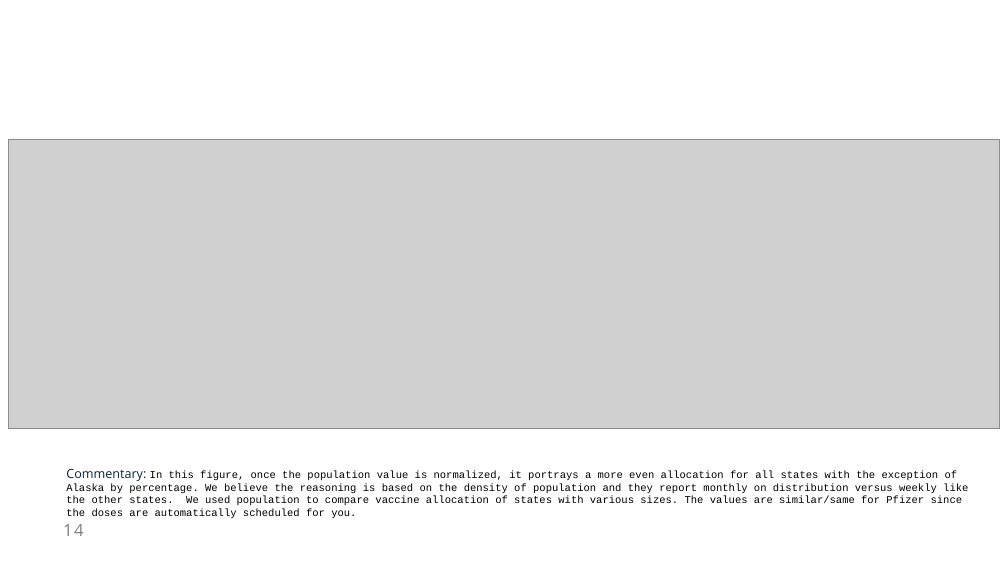
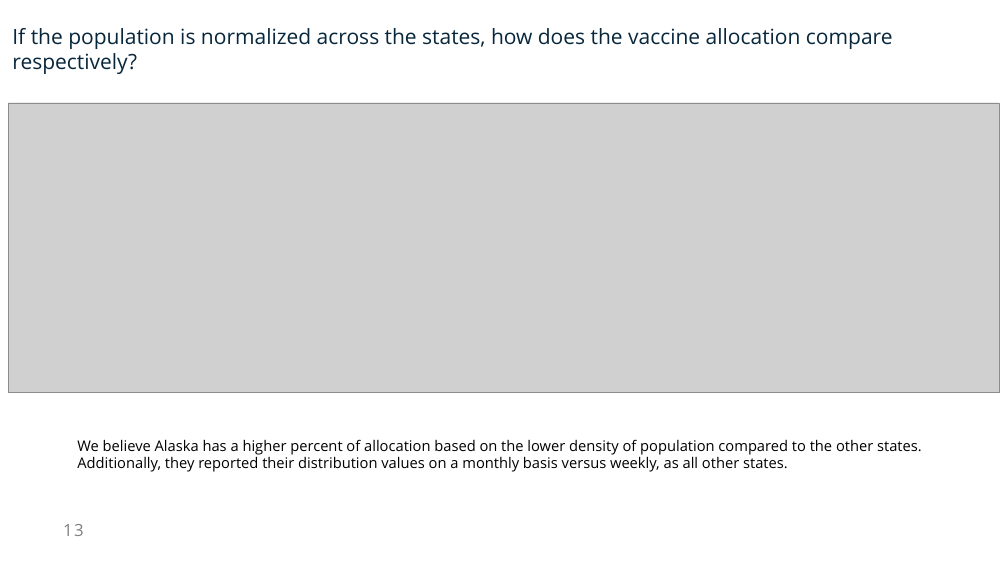
Before and after one commit to NicoleLund/covid_vaccine_availability, a slide deck: slide 13 of presentation/Project_one.pptx (slide 14 before the commit). Drawn at 1008x567 pixels with LibreOffice and Linux fonts; fonts in the diff are those of the drawing; grey boxes stand for pictures. Boxes give left, top, right and bottom in pixels: in the first picture for what was removed or moved away, otherwise in the second. Text is boxed around its words. In the diff, an @@ line names an element or a change of style, - is before the commit and + after.

```diff
--- a/presentation/Project_one.pptx
+++ b/presentation/Project_one.pptx
@@ text added at bbox=[12, 28, 893, 49], 40 pt, text #08273C @@
+If the population is normalized across the states, how does the vaccine allocation compare respectively?
@@ picture: place and size @@
-picture at bbox=[9, 139, 999, 428]
+picture at bbox=[9, 103, 999, 392]
@@ text at bbox=[77, 439, 922, 472]: text changed; size 20 to 28 pt; font Courier New to Open Sans @@
-Commentary: In this figure, once the population value is normalized, it portrays a more even allocation for all states with the exception of Alaska by percentage. We believe the reasoning is based on the density of population and they report monthly on distribution versus weekly like the other states. We used population to compare vaccine allocation of states with various sizes. The values are similar/same for Pfizer since the doses are automatically scheduled for you.
+We believe Alaska has a higher percent of allocation based on the lower density of population compared to the other states. Additionally, they reported their distribution values on a monthly basis versus weekly, as all other states.
@@ page number at bbox=[63, 524, 84, 536]: text changed @@
-14
+13
```
Also in this commit, not shown: 11 other slides changed, 1 slide added, 3 slides removed.
